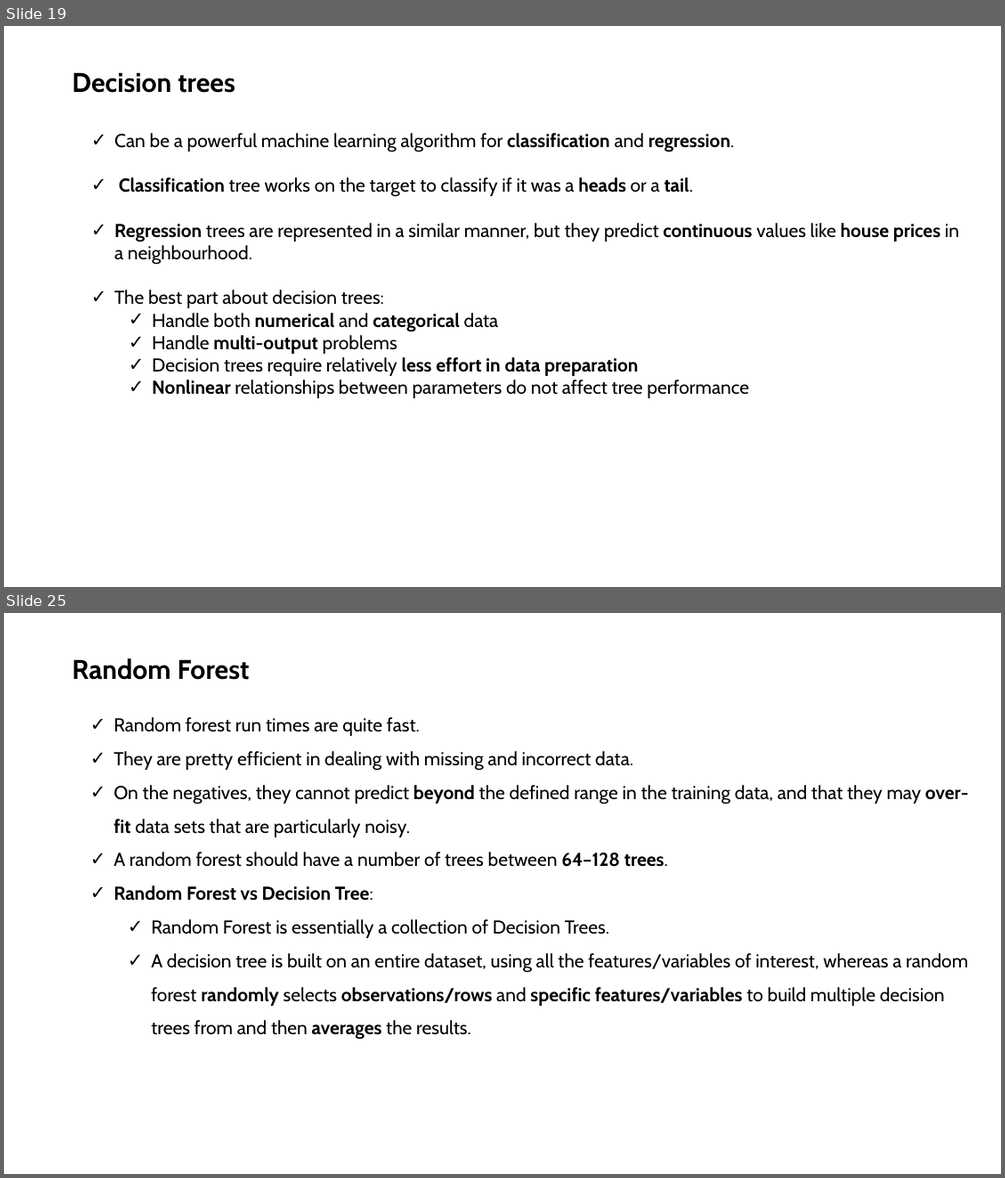
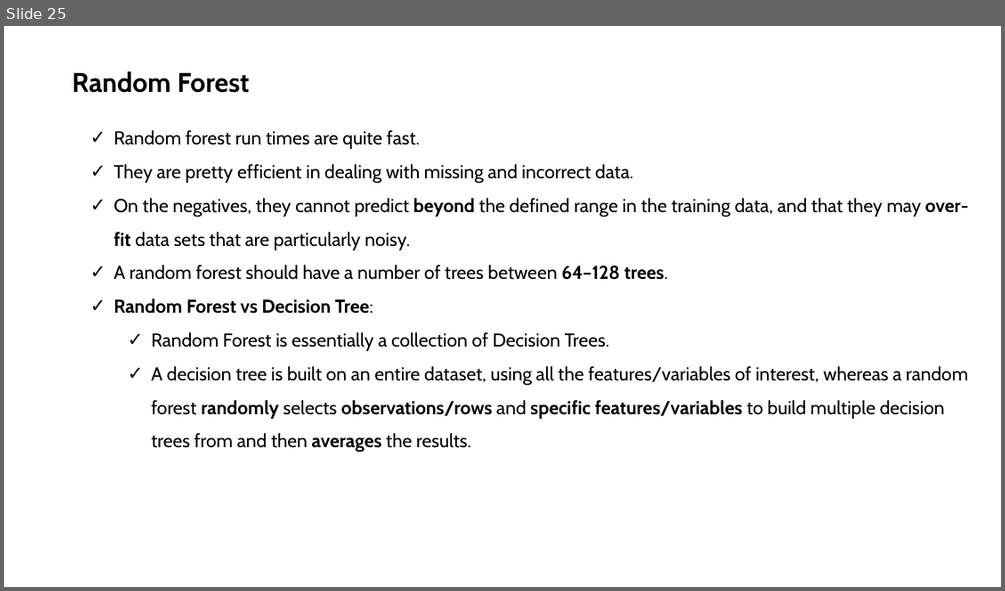
Before and after one commit to neural1977/data_science_interview_material, a slide deck: Machine_Learning/Machine Learning Alberi di Decisione e Random Forest_ita.pptx. Shown one above the other, each under a label of ours: slides 19 and 25 before the commit, slide 25 after it; the slides between them are not shown. The pictures are 1005x1178 and 1005x591 pixels, drawn with LibreOffice and Linux fonts; fonts in the diff are those of the drawing. Boxes give left, top, right and bottom in pixels: in the first picture for what was removed or moved away, otherwise in the second. Text is boxed around its words. In the diff, an @@ line names an element or a change of style, - is before the commit and + after.

```diff
--- a/Machine_Learning/Machine Learning Alberi di Decisione e Random Forest_ita.pptx
+++ b/Machine_Learning/Machine Learning Alberi di Decisione e Random Forest_ita.pptx
@@ slide 19 removed at [4,26,1001,587], background #FFFFFF @@
@@ text removed at [72,72,235,93] @@
-Decision trees
@@ text removed at [114,133,959,398] @@
-✓ Can be a powerful machine learning algorithm for classification and regression.
-✓ Classification tree works on the target to classify if it was a heads or a tail.
-✓ Regression trees are represented in a similar manner, but they predict continuous values like house prices in a neighbourhood.
-✓ The best part about decision trees:
-  ✓ Handle both numerical and categorical data
-  ✓ Handle multi-output problems
-  ✓ Decision trees require relatively less effort in data preparation
-  ✓ Nonlinear relationships between parameters do not affect tree performance
```
Also in this commit, not shown: 4 slides changed, 7 slides added, 6 other slides removed.
